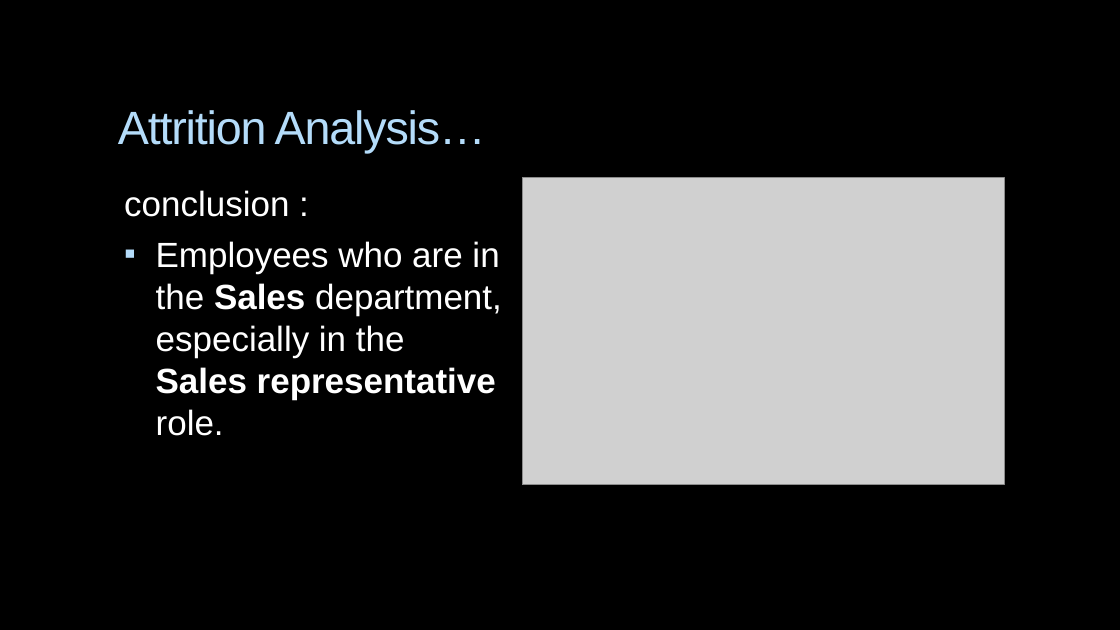
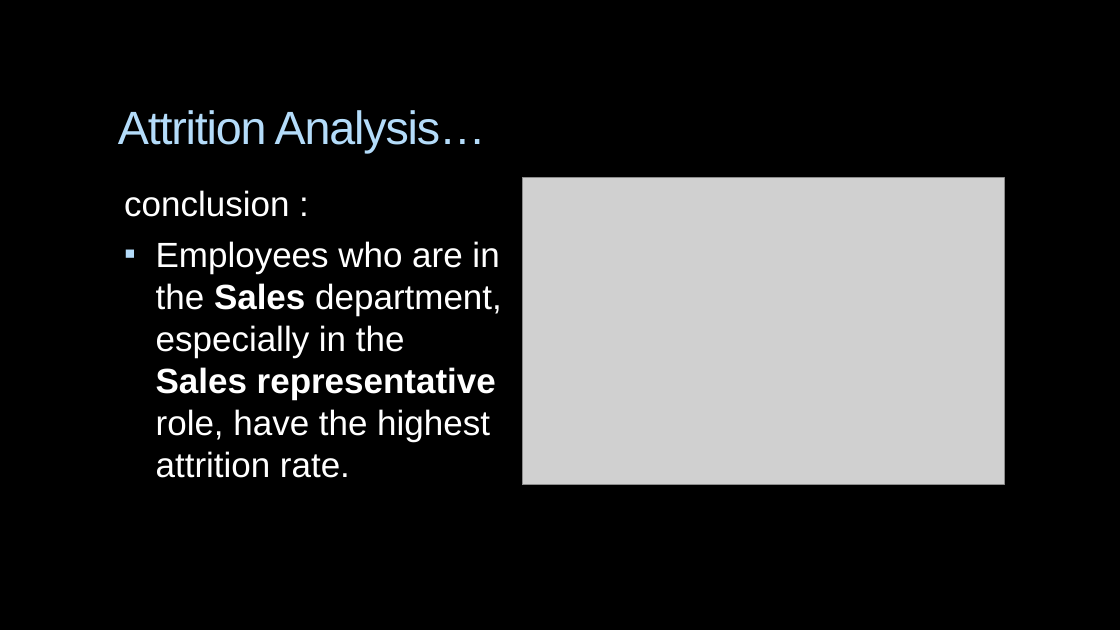
Before and after one commit to aya1fouad/Power_BI_Dashboards, a slide deck: slide 17 of Anayzing_IBM_HR_Employee_Attrition/HR Employees Attrition.pptx (slide 16 before the commit). Drawn at 1120x630 pixels with LibreOffice and Linux fonts; fonts in the diff are those of the drawing; grey boxes stand for pictures; background and template pictures are left out. Boxes give left, top, right and bottom in pixels: in the first picture for what was removed or moved away, otherwise in the second. Text is boxed around its words. In the diff, an @@ line names an element or a change of style, - is before the commit and + after.

```diff
--- a/Anayzing_IBM_HR_Employee_Attrition/HR Employees Attrition.pptx
+++ b/Anayzing_IBM_HR_Employee_Attrition/HR Employees Attrition.pptx
@@ text at (x1=156, y1=241, x2=502, y2=478): text changed @@
-▪ Employees who are in the Sales department, especially in the Sales representative role.
+▪ Employees who are in the Sales department, especially in the Sales representative role, have the highest attrition rate.
```
Also in this commit, not shown: 17 other slides changed, 1 slide added, 1 other file.
